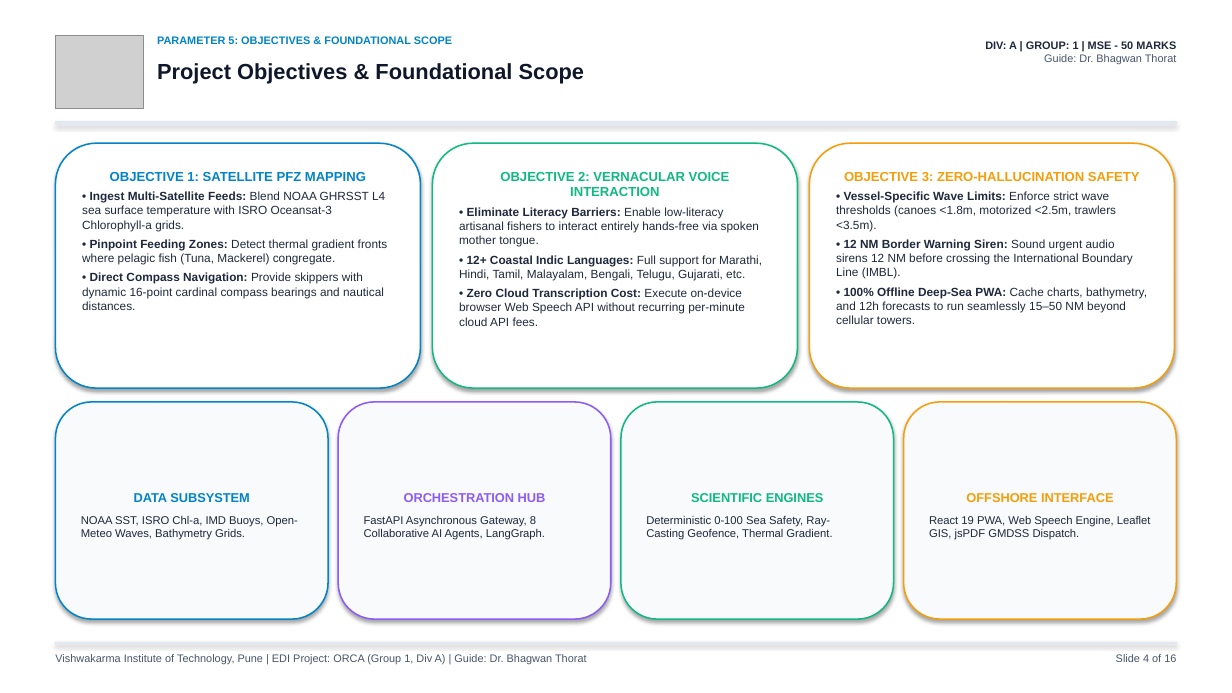
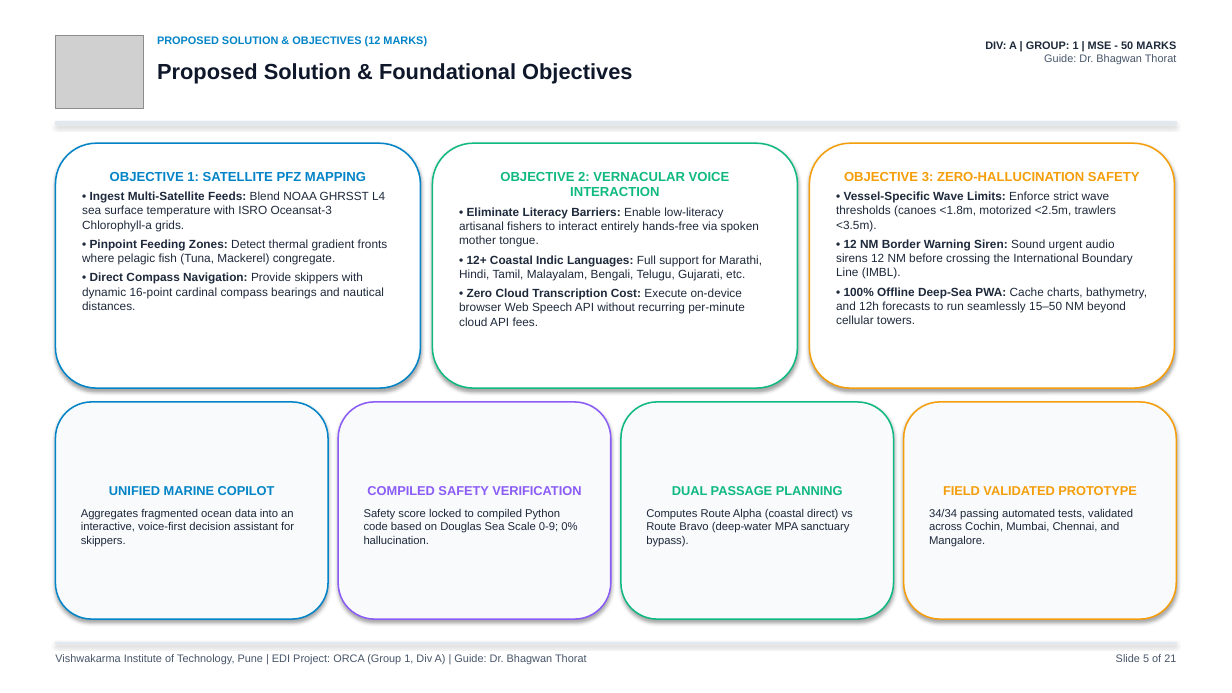
Before and after one commit to akash20065ray-sys/ORCA, a slide deck: slide 5 of ORCA_VIT_EDI_Presentation.pptx (slide 4 before the commit). Drawn at 1232x693 pixels with LibreOffice and Linux fonts; fonts in the diff are those of the drawing; grey boxes stand for pictures. Boxes give left, top, right and bottom in pixels: in the first picture for what was removed or moved away, otherwise in the second. Text is boxed around its words. In the diff, an @@ line names an element or a change of style, - is before the commit and + after.

```diff
--- a/ORCA_VIT_EDI_Presentation.pptx
+++ b/ORCA_VIT_EDI_Presentation.pptx
@@ text at (157, 36, 427, 46): text changed @@
-PARAMETER 5: OBJECTIVES & FOUNDATIONAL SCOPE
+PROPOSED SOLUTION & OBJECTIVES (12 MARKS)
@@ text at (157, 63, 632, 83): text changed @@
-Project Objectives & Foundational Scope
+Proposed Solution & Foundational Objectives
@@ text in rounded rectangle at (81, 486, 294, 547): text changed @@
-DATA SUBSYSTEM
-NOAA SST, ISRO Chl-a, IMD Buoys, Open-Meteo Waves, Bathymetry Grids.
+UNIFIED MARINE COPILOT
+Aggregates fragmented ocean data into an interactive, voice-first decision assistant for skippers.
@@ text in rounded rectangle at (364, 486, 581, 544): text changed @@
-ORCHESTRATION HUB
-FastAPI Asynchronous Gateway, 8 Collaborative AI Agents, LangGraph.
+COMPILED SAFETY VERIFICATION
+Safety score locked to compiled Python code based on Douglas Sea Scale 0-9; 0% hallucination.
@@ text in rounded rectangle at (646, 486, 853, 547): text changed @@
-SCIENTIFIC ENGINES
-Deterministic 0-100 Sea Safety, Ray-Casting Geofence, Thermal Gradient.
+DUAL PASSAGE PLANNING
+Computes Route Alpha (coastal direct) vs Route Bravo (deep-water MPA sanctuary bypass).
@@ text in rounded rectangle at (929, 486, 1137, 547): text changed @@
-OFFSHORE INTERFACE
-React 19 PWA, Web Speech Engine, Leaflet GIS, jsPDF GMDSS Dispatch.
+FIELD VALIDATED PROTOTYPE
+34/34 passing automated tests, validated across Cochin, Mumbai, Chennai, and Mangalore.
@@ text at (1116, 654, 1176, 662): text changed @@
-Slide 4 of 16
+Slide 5 of 21
```
Also in this commit, not shown: 12 other slides changed, 8 slides added, 3 slides removed, 3 other files.
